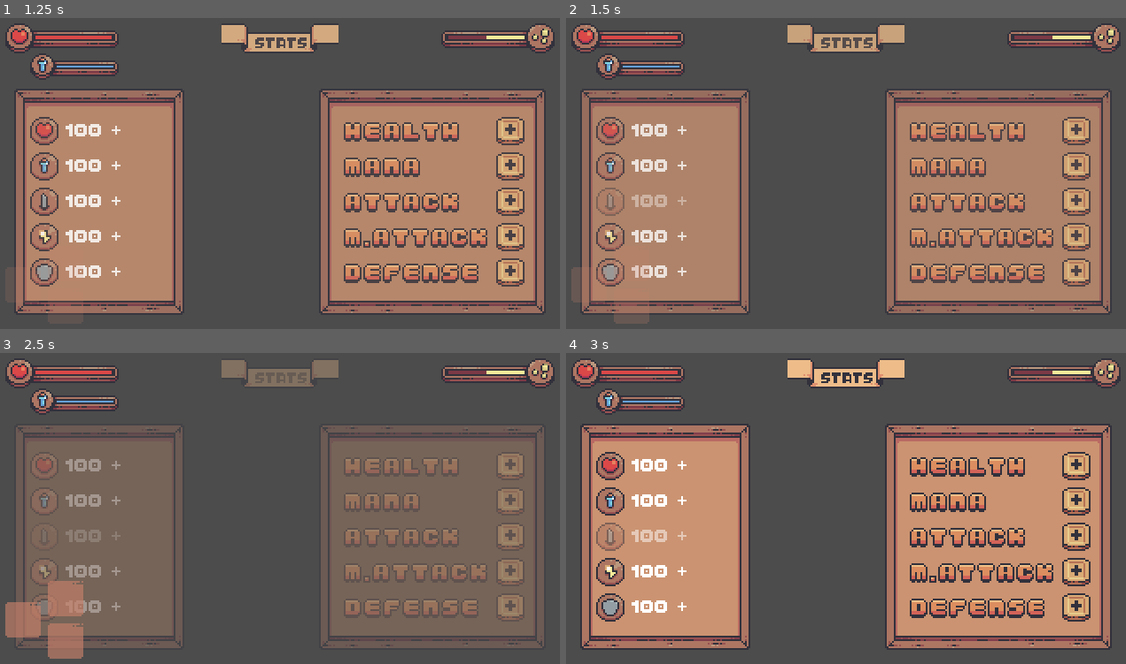
Above: before the commit, frames 1-4 (two rows, left to right).
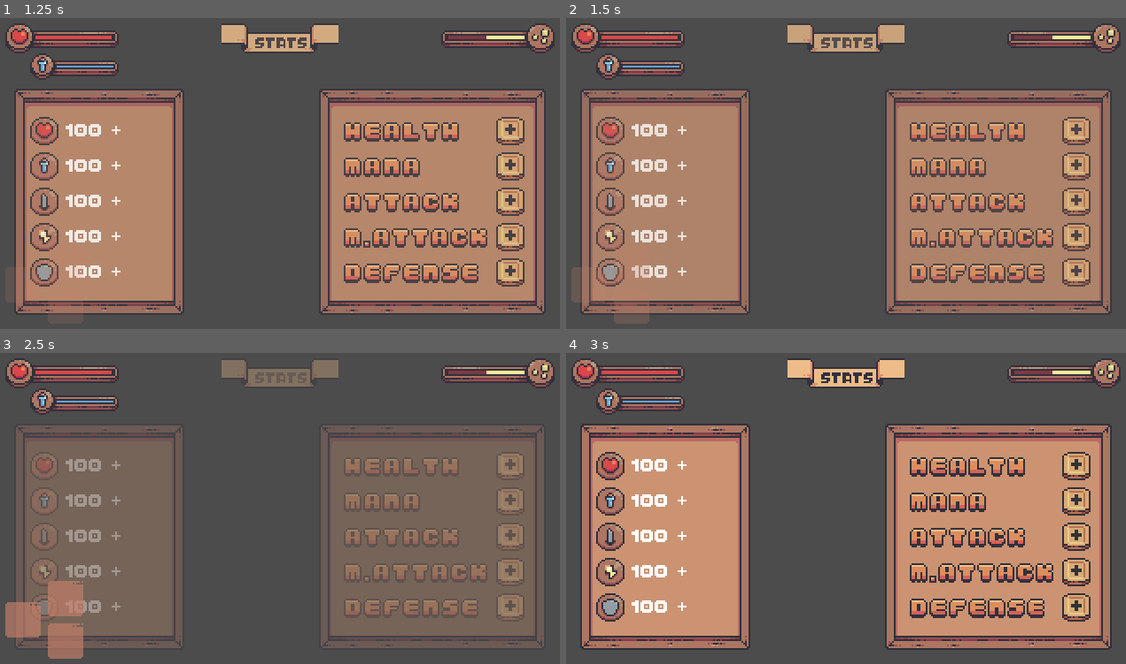
Above: after the commit, the same moments.

Repository: soapmactavish23/dawn-forest
Game: Godot game, scene res://scenes/interface/general/hud.tscn
The game is run twice, just before and just after one commit, with the same random seed, the same clock (stepped at 60 frames per second) and the same inputs. This scene is started directly instead of the project's main scene.
Inputs (mouse positions are in pixels of both pictures, inside the frame that each line leads up to):
- Up to frame 1 (1.25 s): tap Enter at 0.5 s; move the mouse to (403, 157) at 0.52 s; hold Right (ui_right) from 0.53 s (still down); click (403, 157) at 0.6 s; tap Space (ui_select) at 0.77 s; tap O (stats) at 0.8 s
- Up to frame 2 (1.5 s): keep holding Right (ui_right); move the mouse to (734, 189) at 1.27 s; tap O (stats) at 1.35 s
- Up to frame 3 (2.5 s): tap Space (ui_select) at 1.52 s; click (168, 524) at 1.55 s; move the mouse to (336, 440) at 2.02 s; release Right (ui_right) at 2.03 s; hold Left (ui_left) from 2.03 s (still down); tap H (Dano) at 2.1 s; tap O (stats) at 2.3 s
- Up to frame 4 (3 s): move the mouse to (818, 570) at 2.77 s; release Left (ui_left) at 2.78 s; hold Right (ui_right) from 2.78 s (still down); tap Q (attack) at 2.85 s

Frame 1 is identical in both runs. In frame 2, 0.3% of the frame differs, in the area x 5-22%, y 54-64%; in frame 3, 0.2%; in frame 4, 0.4%.
Error in both runs: Invalid call. Nonexistent function 'update_container' in base 'TextureRect'. (res://scripts/interface/player/left_container.gd:39)

Commit message:
149. Script do container da esquerda #3

Diff:
--- a/scripts/interface/player/left_container.gd
+++ b/scripts/interface/player/left_container.gd
@@ -37,3 +37,27 @@
 
 func update_stats_info_container(stats: String) -> void:
 	stats_info.update_container(stats)
+
+func update_stats(stats_list: Array, bonus_stats_list: Array) -> void:
+	for index in grid_container.get_child_count():
+		var target_stat_text: Label = grid_container.get_child(index).get_node("Text")
+		var target_bonus_stat_text: Label = grid_container.get_child(index).get_node("Bonus")
+
+		if bonus_stats_list[index] != 0:
+			target_stat_text.text = str(stats_list[index]) + " + "
+			target_bonus_stat_text.text = str(bonus_stats_list[index])
+
+		else:
+			target_stat_text.text = str(stats_list[index])
+			target_bonus_stat_text.text = ""
+
+func update_bonus_stats(bonus_dict: Dictionary, state: bool) -> void:
+	for key in bonus_dict.keys():
+		get_tree().call_group("player_stats", "update_bonus_stats", key, bonus_dict[key], state)
+
+
+func reset() -> void:
+	for container in grid_container.get_children():
+		if container.modulate.a != 1.0:
+			container.modulate.a = 1.0
+			stats_info.play_animation("hide_container")
--- a/scripts/interface/player/stats_container.gd
+++ b/scripts/interface/player/stats_container.gd
@@ -14,8 +14,8 @@
 	left_container.update_bonus_stats(bonus_dict, state)
 
 func reset() -> void:
-	#left_container.reset()
-	#right_container.reset()
+	left_container.reset()
+	right_container.reset()
 	pass
 
 func update_available_points() -> void:
